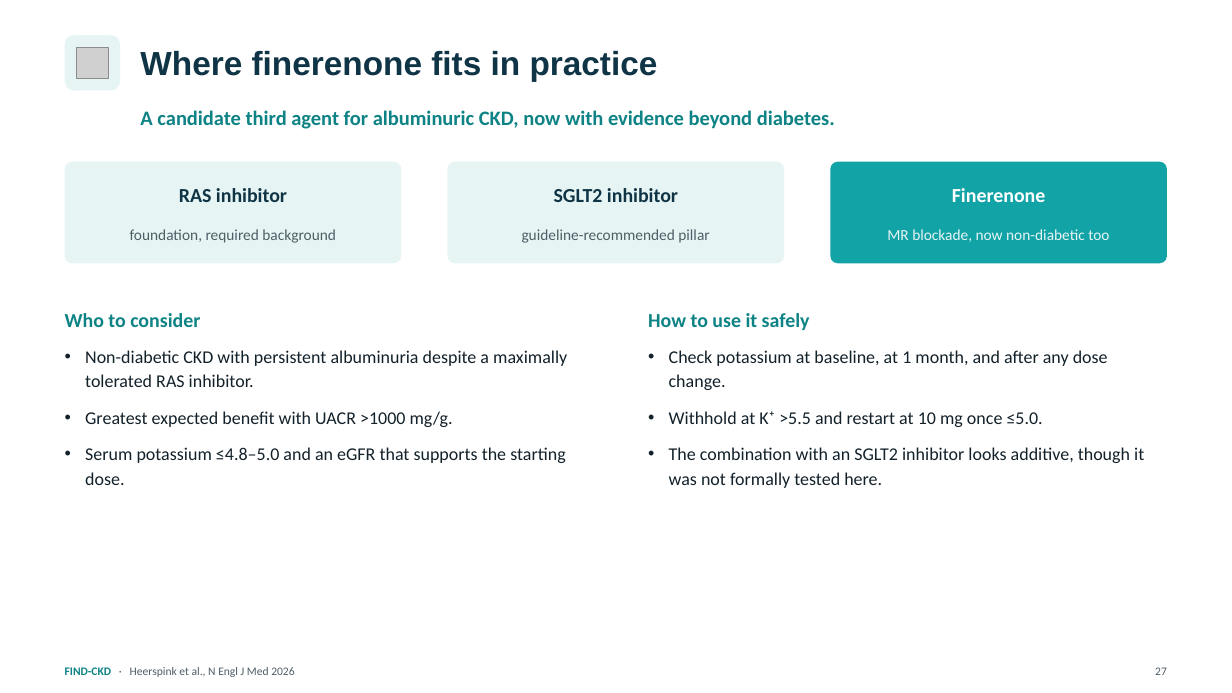
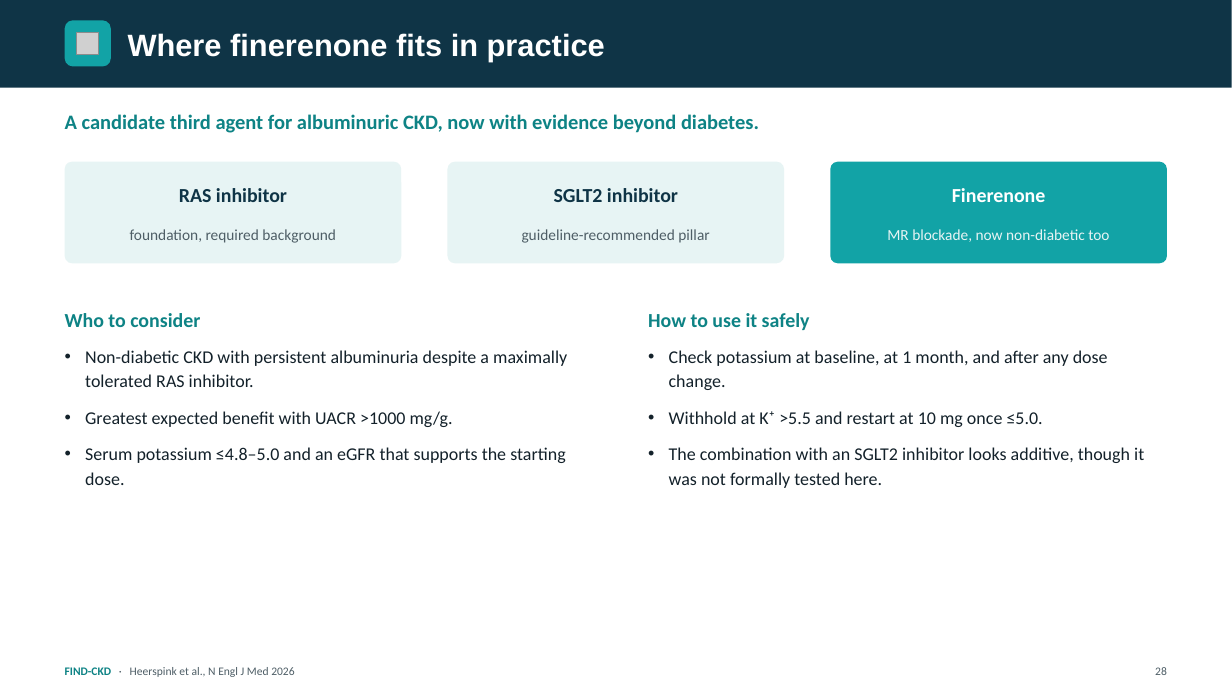
Before and after one commit to azbargarawan-sudo/clickwriting-landing, a slide deck: slide 28 of FIND-CKD.pptx (slide 27 before the commit). Drawn at 1232x693 pixels with LibreOffice and Linux fonts; fonts in the diff are those of the drawing; grey boxes stand for pictures. Boxes give left, top, right and bottom in pixels: in the first picture for what was removed or moved away, otherwise in the second. Text is boxed around its words. In the diff, an @@ line names an element or a change of style, - is before the commit and + after.

```diff
--- a/FIND-CKD.pptx
+++ b/FIND-CKD.pptx
@@ rectangle added at [0,0,1232,88], fill #0F3446 @@
@@ rounded rectangle: place and size @@
-rounded rectangle at [65,35,120,91]
+rounded rectangle at [65,20,111,67]
@@ rounded rectangle at [65,20,111,67]: fill #E7F4F4 to #12A3A6; proportions changed @@
@@ text "Where finerenone fits in practice": place and size @@
-text "Where finerenone fits in practice" at [140,50,658,81]
+text "Where finerenone fits in practice" at [128,33,605,61]
@@ text "Where finerenone fits in practice" at [128,33,605,61]: size 26 to 24 pt, text colour #0F3446 to #FFFFFF @@
@@ picture removed at [77,47,108,79] @@
@@ picture added at [77,32,99,55] @@
@@ text "A candidate third agent for ...": place and size @@
-text "A candidate third agent for ..." at [140,110,835,129]
+text "A candidate third agent for ..." at [65,114,759,133]
@@ text at [1155,667,1167,675]: text changed @@
-27
+28
```
Also in this commit, not shown: 26 other slides changed, 1 slide added.
